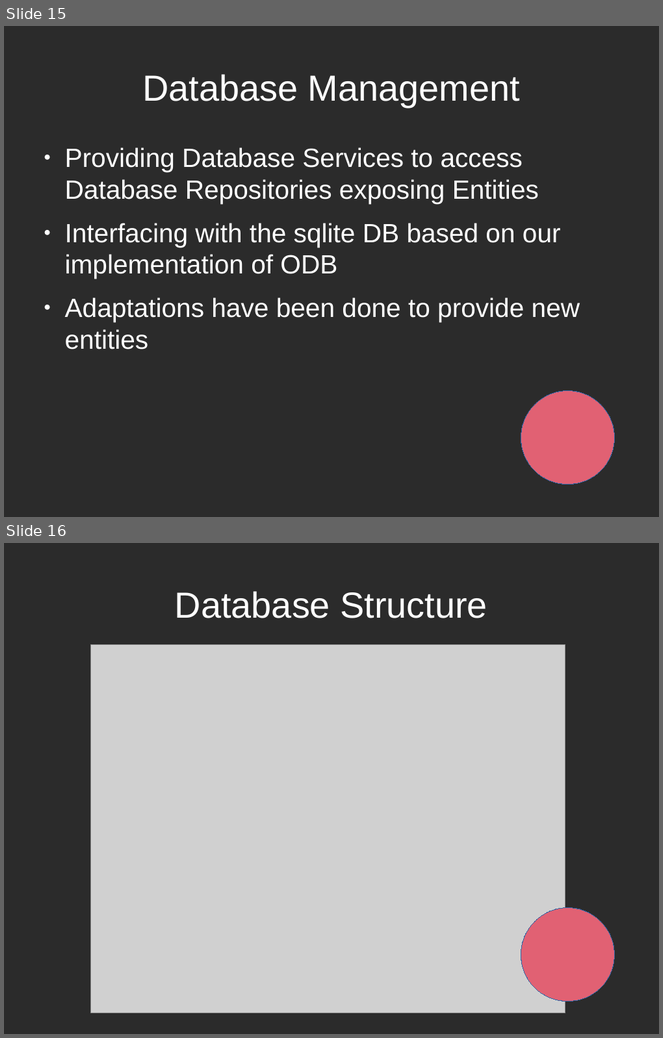
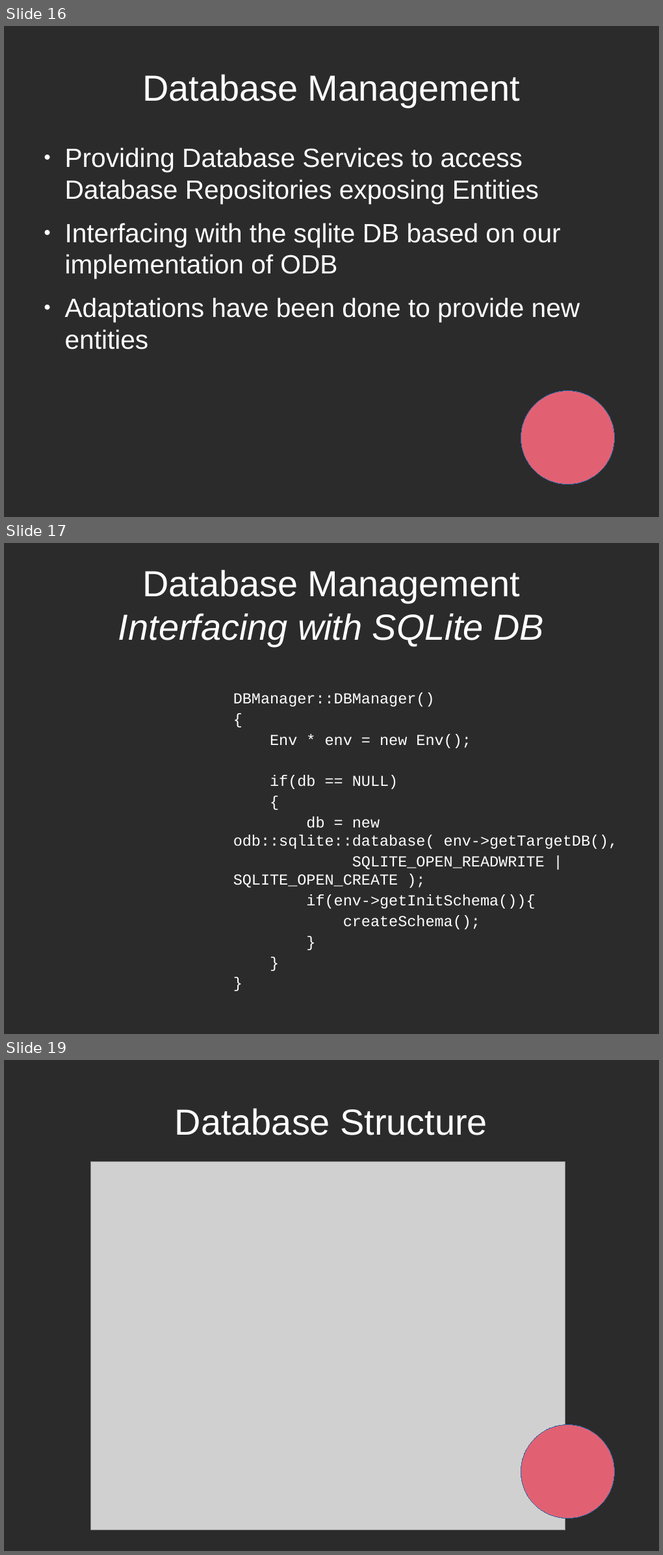
Before and after one commit to EdoardoLenzi9/Advanced-Programming-CPP-Dodo-Neko, a slide deck: Documentation/Milestone 4.odp. Shown one above the other, each under a label of ours: slides 15 and 16 before the commit, slides 16, 17 and 19 after it; the slides between them are not shown. The pictures are 663x1038 and 663x1555 pixels, drawn with LibreOffice and Linux fonts; fonts in the diff are those of the drawing; grey boxes stand for pictures; background and template pictures are left out; a plain dark background stands for a picture behind light text. Boxes give left, top, right and bottom in pixels: in the first picture for what was removed or moved away, otherwise in the second. Text is boxed around its words. In the diff, an @@ line names an element or a change of style, - is before the commit and + after.

```diff
--- a/Documentation/Milestone 4.odp
+++ b/Documentation/Milestone 4.odp
@@ slide 17 added at [4,543,659,1034], background picture (left out) @@
@@ title added at [118,570,544,646], 44 pt, text #FFFFFF, italic @@
+Database Management
+Interfacing with SQLite DB
@@ text added at [233,693,618,930], 18.5 pt, text #FFFFFF @@
+            DBManager::DBManager()
+            {
+            Env * env = new Env();
+            if(db == NULL)
+            {
+            db = new odb::sqlite::database( env->getTargetDB(),
+            SQLITE_OPEN_READWRITE | SQLITE_OPEN_CREATE );
+            if(env->getInitSchema()){
+            createSchema();
+            }
+            }
+            }
@@ what was slide 15 is now slide 16 @@
@@ what was slide 16 is now slide 19 @@
```
Also in this commit, not shown: 5 slides changed, 2 other slides added.
